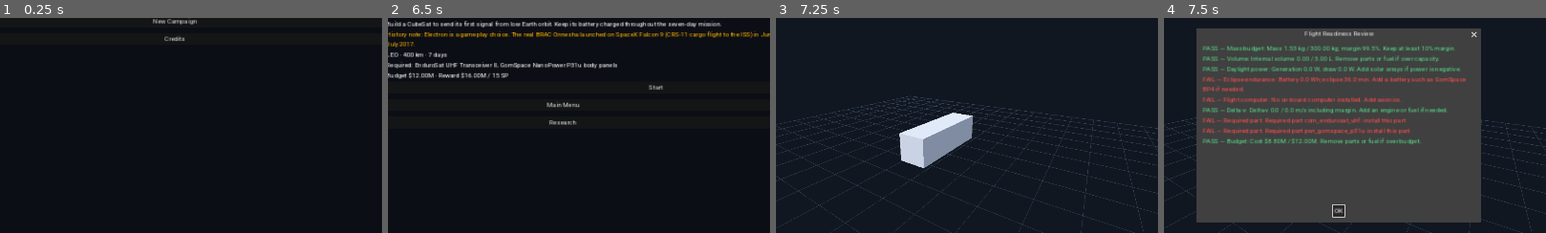
Above: before the commit, frames 1-4 (left to right).
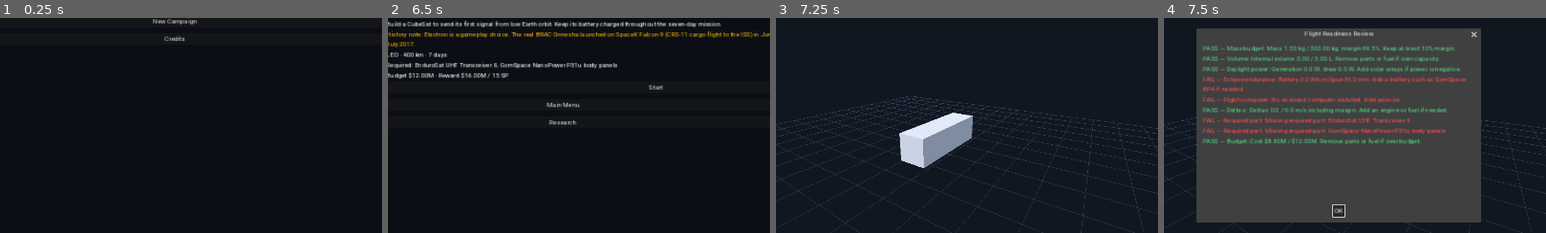
Above: after the commit, the same moments.

Repository: jahinhossain8573/spacebound
Game: Godot game, scene res://scenes/MainMenu.tscn
Two runs of this game, one before a commit and one after it. Both use one fixed random seed, a clock stepped at 60 frames per second and the inputs below.
Inputs:
- Up to frame 1 (0.25 s): no input
- Up to frame 2 (6.5 s): click "New Campaign" at 0.5 s; click "Main Menu" at 1.25 s; click "New Campaign" at 2 s; click "Continue" at 2.75 s; click "Continue" at 3.5 s; click "OK" at 4.25 s; click "Start" at 5 s; click "< Back" at 5.75 s
- Up to frame 3 (7.25 s): click "Start" at 6.5 s
- Up to frame 4 (7.5 s): click "Run Readiness Review" at 7.25 s
The pictures show only the part of the screen within x 27-77%, y 17-67%; the shares and areas given below are measured in that part.

Frames 1-3 are identical in both runs. In frame 4, 1.0% of the frame differs, in the area x 26-74%, y 46-55%.

Commit message:
Complete Mission 2 imaging objectives

Diff:
--- a/data/components.json
+++ b/data/components.json
@@ -168,6 +168,7 @@
     "id": "adcs_rw003",
     "name": "Rocket Lab RW-0.03 Reaction Wheels",
     "subsystem": "adcs",
+    "activePointing": true,
     "tier": 1,
     "massKg": 1.2,
     "volumeLiters": 1.0,
@@ -334,6 +335,7 @@
     "id": "adcs_hr14",
     "name": "Honeywell HR14 Reaction Wheels",
     "subsystem": "adcs",
+    "activePointing": true,
     "tier": 2,
     "massKg": 10.5,
     "volumeLiters": 9.0,
--- a/data/missions.json
+++ b/data/missions.json
@@ -46,7 +46,7 @@
     "missionNumber": 2,
     "id": "mission_2",
     "title": "Orbital Sentinel",
-    "briefing": "Build an imaging CubeSat and operate it for 30 days. Balance the camera and radio power demands.",
+    "briefing": "Bangladesh's agencies need regular imagery of the Bay of Bengal coastline. Fly a 12U CubeSat with a camera and fast S-band radio, and keep it pointed for 30 days.",
     "targetOrbit": "LEO",
     "targetAltitudeKm": 500,
     "durationDays": 30,
@@ -63,7 +63,31 @@
     "requiredDeltaVMps": 0,
     "budgetCapMillions": 16,
     "rewardFundsMillions": 28,
-    "rewardSciencePoints": 30
+    "rewardSciencePoints": 30,
+    "objectives": [
+      {
+        "id": "reach_orbit",
+        "name": "Reach starting orbit",
+        "trigger": "launch"
+      },
+      {
+        "id": "imaging",
+        "name": "Capture 100 images",
+        "trigger": "imaging",
+        "targetImages": 100
+      },
+      {
+        "id": "downlink",
+        "name": "Establish S-band downlink",
+        "trigger": "downlink",
+        "minimumDataRateKbps": 1000
+      },
+      {
+        "id": "survive_duration",
+        "name": "Survive mission duration",
+        "trigger": "duration"
+      }
+    ]
   },
   {
     "missionNumber": 3,
--- a/scripts/BuildStats.gd
+++ b/scripts/BuildStats.gd
@@ -71,7 +71,17 @@
 	var dv_advisory: bool = not dv_fail and mission.get("requiredDeltaVMps", 0.0) > 0 and s.delta_v_mps > float(mission.requiredDeltaVMps) * 1.5
 	_add(checks, "Delta-v", "FAIL" if dv_fail else ("ADVISORY" if dv_advisory else "PASS"), "Delta-v %.1f / %.1f m/s including margin. Add an engine or fuel if needed." % [s.delta_v_mps, s.delta_v_target_mps])
 	for id in mission.get("requiredPartIds", []):
-		_add(checks, "Required part", "PASS" if id in ids else "FAIL", "Required part %s: %s" % [id, "installed" if id in ids else "install this part"])
+		var part: Dictionary = GlobalData.get_part(id)
+		var part_name: String = str(part.get("name", id))
+		var message := "Required part installed: " + part_name
+		if id not in ids:
+			message = "Missing required part: " + part_name
+			if not GameManager.is_part_unlocked(id):
+				for node in GlobalData.tech_nodes:
+					if id in node.unlocksParts and node.hackathonEnabled:
+						message += " (research %s in the tech tree)" % node.id
+						break
+		_add(checks, "Required part", "PASS" if id in ids else "FAIL", message)
 	_add(checks, "Budget", "PASS" if s.cost_millions <= s.budget_millions else "FAIL", "Cost $%.2fM / $%.2fM. Remove parts or fuel if over budget." % [s.cost_millions, s.budget_millions])
 	if int(mission.get("missionNumber", 0)) == 7:
 		_add(checks, "Lunar landing", "PASS" if s.landing_burn_possible and s.landing_twr >= 1.3 else "FAIL", "Landing TWR %.2f; requires 1.30 and fuel for the 2,600 m/s approach." % s.landing_twr)
--- a/scripts/CampaignScreen.gd
+++ b/scripts/CampaignScreen.gd
@@ -181,6 +181,7 @@
 	_label("Objectives")
 	for objective in GameManager.last_result.get("objectives", []):
 		_label(("[DONE] " if objective.get("done", false) else "[PENDING] ") + str(objective.get("name", "")))
+	if receipt.has("images_captured"): _label("Images captured: %d" % receipt.images_captured)
 	_label("Flight log")
 	for line in receipt.flight_log: _label(str(line))
 	for event_id in receipt.get("events_fired", []):
--- a/scripts/FlightView.gd
+++ b/scripts/FlightView.gd
@@ -1,5 +1,6 @@
 extends Control
 
+const MISSION_OBJECTIVES = preload("res://scripts/MissionObjectives.gd")
 const WARP_LEVELS := [1, 10, 100, 1000]
 var orbit: OrbitState
 var mission: Dictionary = {}
@@ -47,6 +48,11 @@
 var _objective_label: Label
 var _beacon_label: Label
 var _skip_beacon_at := -1.0
+var images_captured := 0
+var _images_label: Label
+var _skip_image_first_s := -1.0
+var _skip_image_period_s := 0.0
+var _skip_image_base := 0
 var _extension_checked := false
 var _wait_target := -1.0
 var _burn_panel: VBoxContainer
@@ -78,6 +84,7 @@
 				return
 		set_orbit(initial)
 	_initialize_power()
+	_update_mission_objectives()
 	_burn_panel = load("res://scenes/ui/BurnPanel.tscn").instantiate()
 	_view.get_parent().add_child(_burn_panel)
 	_view.get_parent().move_child(_burn_panel, _view.get_index())
@@ -114,6 +121,9 @@
 	_objective_label = Label.new()
 	_objective_label.autowrap_mode = TextServer.AUTOWRAP_WORD_SMART
 	layout.add_child(_objective_label)
+	_images_label = Label.new()
+	_images_label.visible = false
+	layout.add_child(_images_label)
 	_beacon_label = Label.new()
 	_beacon_label.add_theme_color_override("font_color", Color("00e5ff"))
 	layout.add_child(_beacon_label)
@@ -259,7 +269,9 @@
 		_sunlit_pass_started = result.pass_started
 		battery_lowest_pct = minf(battery_lowest_pct, result.lowest_wh / battery_capacity_wh * 100.0 if battery_capacity_wh > 0 else 0.0)
 		GameManager.last_result["battery_lowest_pct"] = battery_lowest_pct
-		if result.sunlit_pass_completed_s >= 0.0: _award_beacon(before + result.sunlit_pass_completed_s)
+		if result.sunlit_pass_completed_s >= 0.0:
+			_award_beacon(before + result.sunlit_pass_completed_s)
+			_apply_image_passes(images_captured, before + result.sunlit_pass_completed_s, mission_elapsed_s, period_s)
 		if not result.survived: _power_failure("POWER FAILURE")
 		_update_position()
 		if not power_failed and mission_elapsed_s >= float(mission.durationDays) * 86400.0: _complete_duration()
@@ -278,6 +290,8 @@
 	elif not _skip_result.is_empty():
 		_skip_animation += delta
 		mission_elapsed_s = _skip_start + _skip_result.elapsed_s * minf(1.0, _skip_animation / 3.0)
+		if _skip_image_first_s >= 0.0:
+			_apply_image_passes(_skip_image_base, _skip_image_first_s, mission_elapsed_s, _skip_image_period_s)
 		if _skip_beacon_at >= 0.0 and mission_elapsed_s >= _skip_beacon_at:
 			_award_beacon(_skip_beacon_at)
 			_skip_beacon_at = -1.0
@@ -402,7 +416,7 @@
 func can_skip_mission() -> bool:
 	if not power_active or power_failed or mission_finished or orbit == null or _skip_pending or not _skip_result.is_empty(): return false
 	if mission.get("targetOrbit", "") in ["GEO", "GTO"]:
-		return orbit.eccentricity < 0.01 and absf(orbit.semi_major_axis_km - 42164.0) < 422.0
+		return MISSION_OBJECTIVES.circularize(orbit, 42164.0)
 	return mission.get("targetOrbit", "") in ["LEO", "SSO"]
 
 func skip_mission_time() -> void:
@@ -422,7 +436,11 @@
 	var period: float = FlightSim.orbital_period_s(orbit.semi_major_axis_km, orbit.mu)
 	var fraction := _eclipse_fraction()
 	_skip_result = FlightSim.simulate_mission_skip(_skip_remaining, period, fraction, generation_w, draw_w, battery_capacity_wh, battery_charge_wh, _sun_phase(period, fraction), _sunlit_pass_started)
-	if _skip_result.sunlit_pass_completed_s >= 0.0: _skip_beacon_at = _skip_start + _skip_result.sunlit_pass_completed_s
+	if _skip_result.sunlit_pass_completed_s >= 0.0:
+		_skip_beacon_at = _skip_start + _skip_result.sunlit_pass_completed_s
+		_skip_image_first_s = _skip_beacon_at
+		_skip_image_period_s = period
+		_skip_image_base = images_captured
 	battery_lowest_pct = minf(battery_lowest_pct, _skip_result.lowest_wh / battery_capacity_wh * 100.0 if battery_capacity_wh > 0 else 0.0)
 	GameManager.last_result["battery_lowest_pct"] = battery_lowest_pct
 	_skip_animation = 0.0
@@ -461,8 +479,9 @@
 			EventManager.queue_finished.connect(_complete_duration, CONNECT_ONE_SHOT)
 			return
 	mission_finished = true
-	_set_objective("Survive mission duration", true)
+	_set_objective("Survive mission duration", MISSION_OBJECTIVES.survive(true))
 	if not GameManager.last_result.get("optical_objective_blocked", false): _set_objective("Mission objective", true)
+	_update_mission_objectives()
 	GameManager.last_result.flight_log.append("T+%.1fs Mission duration completed" % mission_elapsed_s)
 	_open_debrief()
 
@@ -529,3 +548,28 @@
 
 func _exit_tree() -> void:
 	EventManager.unregister_flight(self)
+
+func _update_mission_objectives() -> void:
+	if not power_active: return
+	var parts: Array = GameManager.current_build.get("installed_components", [])
+	for definition in mission.get("objectives", []):
+		for objective in GameManager.last_result.get("objectives", []):
+			if objective.get("id", "") != definition.id: continue
+			match definition.trigger:
+				"downlink":
+					objective.done = MISSION_OBJECTIVES.reach_orbit(GameManager.last_result.get("launched", false)) and MISSION_OBJECTIVES.downlink(parts, float(definition.minimumDataRateKbps))
+				"imaging":
+					if not GameManager.last_result.has("images_captured"): GameManager.last_result["images_captured"] = images_captured
+					_images_label.visible = true
+					_images_label.text = "Images captured: %d / %d" % [images_captured, int(definition.targetImages)]
+					objective.done = MISSION_OBJECTIVES.imaging(parts) and images_captured >= int(definition.targetImages) and not GameManager.last_result.get("optical_objective_blocked", false)
+
+func _apply_image_passes(base: int, first_s: float, until_s: float, period_s: float) -> void:
+	var has_imaging := false
+	for definition in mission.get("objectives", []):
+		if definition.trigger == "imaging": has_imaging = true
+	if not has_imaging or not MISSION_OBJECTIVES.imaging(GameManager.current_build.get("installed_components", [])): return
+	var blocked_until := float(GameManager.last_result.get("optical_blocked_until_s", 0.0))
+	images_captured = base + MISSION_OBJECTIVES.count_passes(first_s, period_s, until_s, blocked_until)
+	GameManager.last_result["images_captured"] = images_captured
+	_update_mission_objectives()
--- a/scripts/Launch.gd
+++ b/scripts/Launch.gd
@@ -1,6 +1,7 @@
 extends Control
 
 const ASCENT_SECONDS := 15.0
+const MISSION_OBJECTIVES = preload("res://scripts/MissionObjectives.gd")
 var rng := RandomNumberGenerator.new()
 var countdown := 10.0
 var elapsed := 0.0
@@ -331,7 +332,7 @@
 	_log("Orbital insertion nominal.")
 	GameManager.last_result.launched = true
 	for objective in GameManager.last_result.objectives:
-		if objective.get("id", "") == "reach_orbit" or objective.get("name", "") == "Reach starting orbit": objective.done = true
+		if objective.get("id", "") == "reach_orbit" or objective.get("name", "") == "Reach starting orbit": objective.done = MISSION_OBJECTIVES.reach_orbit(true)
 	GameManager.flight_elapsed_s = elapsed
 	var mission: Dictionary = GameManager.current_mission
 	var initial := OrbitState.new()
--- /dev/null
+++ b/scripts/MissionObjectives.gd
@@ -0,0 +1,29 @@
+extends RefCounted
+
+static func reach_orbit(launched: bool) -> bool:
+	return launched
+
+static func imaging(parts: Array) -> bool:
+	var camera := false
+	var pointing := false
+	for part: Dictionary in parts:
+		camera = camera or part.get("optical", false)
+		pointing = pointing or (part.get("subsystem", "") == "adcs" and part.get("activePointing", false))
+	return camera and pointing
+
+static func downlink(parts: Array, minimum_rate_kbps: float) -> bool:
+	for part: Dictionary in parts:
+		if part.get("subsystem", "") == "comms" and float(part.get("dataRateKbps", 0)) >= minimum_rate_kbps: return true
+	return false
+
+static func survive(survived: bool) -> bool:
+	return survived
+
+static func circularize(orbit: OrbitState, target_radius_km: float) -> bool:
+	return orbit != null and orbit.is_valid() and orbit.eccentricity < 0.01 and absf(orbit.semi_major_axis_km - target_radius_km) < target_radius_km * 0.01
+
+static func count_passes(first_s: float, period_s: float, until_s: float, unblocked_s: float) -> int:
+	if first_s < 0.0 or period_s <= 0.0 or until_s < first_s: return 0
+	var start_index := maxi(0, ceili((unblocked_s - first_s) / period_s - 0.000000001))
+	var end_index := floori((until_s - first_s) / period_s + 0.000000001)
+	return maxi(0, end_index - start_index + 1)
--- a/scripts/autoload/EventManager.gd
+++ b/scripts/autoload/EventManager.gd
@@ -169,8 +169,11 @@
 				flight._power_failure("SPACECRAFT LOST: DEBRIS IMPACT")
 			else: message = "Conjunction passed without damage."
 		"E9":
+			GameManager.last_result["optical_blocked_until_s"] = flight.mission_elapsed_s + 7.0 * 86400.0
 			if _remaining_s < 7.0 * 86400.0:
 				GameManager.last_result["optical_objective_blocked"] = true
+				for objective in GameManager.last_result.get("objectives", []):
+					if objective.get("id", "") == "imaging": objective.done = false
 				message = "Clouds persist beyond the mission. The imaging objective cannot be completed."
 			else:
 				GameManager.last_result["optical_science_penalty"] = true
--- a/scripts/autoload/FlightSim.gd
+++ b/scripts/autoload/FlightSim.gd
@@ -110,12 +110,13 @@
 	var charge := capacity if start_wh < 0.0 else clampf(start_wh, 0.0, capacity)
 	var lowest := charge
 	if not is_finite(duration_s) or not is_finite(orbit_period_s) or orbit_period_s <= 0.0:
-		return {"survived":false, "lowest_wh":0.0, "end_wh":charge, "failed_orbit":1, "elapsed_s":0.0, "sunlit_pass_completed_s":-1.0, "pass_started":false}
+		return {"survived":false, "lowest_wh":0.0, "end_wh":charge, "failed_orbit":1, "elapsed_s":0.0, "sunlit_pass_completed_s":-1.0, "sunlit_passes":0, "pass_started":false}
 	var remaining := maxf(0.0, duration_s)
 	var sun_end := orbit_period_s * (1.0 - clampf(eclipse_fraction, 0.0, 1.0))
 	var phase := fposmod(phase_s, orbit_period_s)
 	var elapsed := 0.0
 	var pass_completed := -1.0
+	var pass_count := 0
 	while remaining > 0.000001:
 		var sunlight := phase < sun_end
 		var boundary := sun_end if sunlight else orbit_period_s
@@ -125,18 +126,20 @@
 		lowest = minf(lowest, next)
 		if next <= 0.0 and rate < 0.0:
 			var failed_at := elapsed + (charge * 3600.0 / -rate)
-			return {"survived":false, "lowest_wh":0.0, "end_wh":0.0, "failed_orbit":int(failed_at / orbit_period_s) + 1, "elapsed_s":failed_at, "sunlit_pass_completed_s":pass_completed, "pass_started":false}
+			return {"survived":false, "lowest_wh":0.0, "end_wh":0.0, "failed_orbit":int(failed_at / orbit_period_s) + 1, "elapsed_s":failed_at, "sunlit_pass_completed_s":pass_completed, "sunlit_passes":pass_count, "pass_started":false}
 		charge = next
 		remaining -= step
 		elapsed += step
 		var reached_boundary := step >= boundary - phase - 0.000001
 		if reached_boundary and sunlight:
-			if pass_started and charge > 0.0 and pass_completed < 0.0: pass_completed = elapsed
+			if pass_started and charge > 0.0:
+				if pass_completed < 0.0: pass_completed = elapsed
+				pass_count += 1
 			pass_started = false
 		elif reached_boundary:
 			pass_started = charge > 0.0
 		phase = fposmod(phase + step, orbit_period_s)
-	return {"survived":true, "lowest_wh":lowest, "end_wh":charge, "failed_orbit":-1, "elapsed_s":elapsed, "sunlit_pass_completed_s":pass_completed, "pass_started":pass_started}
+	return {"survived":true, "lowest_wh":lowest, "end_wh":charge, "failed_orbit":-1, "elapsed_s":elapsed, "sunlit_pass_completed_s":pass_completed, "sunlit_passes":pass_count, "pass_started":pass_started}
 
 ## Apply a planar velocity-aligned impulse without changing the current position.
 func predict_orbit_burn(orbit: OrbitState, dv_mps: float) -> Dictionary:
--- a/scripts/autoload/GameManager.gd
+++ b/scripts/autoload/GameManager.gd
@@ -204,6 +204,7 @@
 	receipt["attempt_id"] = id
 	receipt["flight_log"] = result.get("flight_log", []).duplicate()
 	receipt["events_fired"] = result.get("events_fired", []).duplicate()
+	if result.has("images_captured"): receipt["images_captured"] = result.images_captured
 	receipt["unlocks"] = []
 	funds_millions += receipt.funds_millions
 	science_points += receipt.science_points
--- a/scripts/autoload/GlobalData.gd
+++ b/scripts/autoload/GlobalData.gd
@@ -86,7 +86,7 @@
 			for field in ["batteryWh", "thrustNewtons", "ispSeconds", "minThrottle", "dataRateKbps"]:
 				if item.has(field) and (not _is_number(item[field]) or item[field] < 0):
 					return false
-			for field in ["throttleable", "radiationHardened", "optical", "deployable", "deepSpace"]:
+			for field in ["throttleable", "radiationHardened", "optical", "deployable", "deepSpace", "activePointing"]:
 				if item.has(field) and not item[field] is bool:
 					return false
 			if item.has("propellantType") and item.propellantType not in ["cold_gas", "hydrazine", "bipropellant"]:
@@ -109,8 +109,10 @@
 					if not objective is Dictionary: return false
 					for key in ["id", "name", "trigger"]:
 						if not objective.get(key) is String or objective[key].is_empty(): return false
-					if objective.id in objective_ids or objective.trigger not in ["launch", "sunlit_pass", "duration"]: return false
+					if objective.id in objective_ids or objective.trigger not in ["launch", "sunlit_pass", "duration", "imaging", "downlink"]: return false
 					objective_ids[objective.id] = true
+					if objective.trigger == "imaging" and (not _is_number(objective.get("targetImages")) or objective.targetImages < 1 or objective.targetImages != floor(objective.targetImages)): return false
+					if objective.trigger == "downlink" and (not _is_number(objective.get("minimumDataRateKbps")) or objective.minimumDataRateKbps <= 0): return false
 					if objective.trigger == "sunlit_pass":
 						for key in ["requiredPartId", "message"]:
 							if not objective.get(key) is String or objective[key].is_empty(): return false
--- /dev/null
+++ b/tests/test_mission2.gd
@@ -0,0 +1,108 @@
+extends SceneTree
+const OBJECTIVES = preload("res://scripts/MissionObjectives.gd")
+var failures := 0
+func _initialize() -> void: call_deferred("run_tests")
+func check(ok: bool, label: String) -> void:
+	print(("PASS: " if ok else "FAIL: ") + label)
+	if not ok: failures += 1
+func run_tests() -> void:
+	var gm := root.get_node("GameManager")
+	var data := root.get_node("GlobalData")
+	var sim := root.get_node("FlightSim")
+	root.get_node("EventManager").random_enabled = false
+	gm.save_path = "user://spa19-%d.json" % Time.get_ticks_usec()
+	gm.new_campaign()
+	check(not gm.is_mission_unlocked(2), "Mission 2 initially locked")
+	gm.start_mission(1)
+	gm.finalize_mission({"mission_number":1,"launched":true,"objectives":[{"done":true}],"battery_lowest_pct":80,"total_cost_m":9.3,"mass_margin_pct":90})
+	check(gm.is_mission_unlocked(2), "Mission 1 success unlocks Mission 2")
+	var m: Dictionary = data.get_mission(2)
+	var helper = load("res://scripts/BuildStats.gd").new()
+	var parts: Array = [data.get_part("pwr_mma_ehawk_s"),data.get_part("pwr_gomspace_bp4"),data.get_part("av_gomspace_a3200"),data.get_part("inst_nanocam_c1u"),data.get_part("com_syrlinks_ewc27")]
+	var build := {"launcher":data.get_launcher(m.requiredLauncher),"bus":data.get_bus(m.requiredBus),"installed_components":parts,"propellant_mass_kg":0.0}
+	var missing := false
+	for row in helper.run_readiness_review(build,m):
+		if row.status == "FAIL" and row.message.contains("RW-0.03") and row.message.contains("research A1"): missing = true
+	check(missing and not gm.is_part_unlocked("adcs_rw003"), "missing wheels advise A1 research")
+	check(gm.research_node("A1") == OK and gm.is_part_unlocked("adcs_rw003"), "A1 unlocks wheels")
+	parts.append(data.get_part("adcs_rw003"))
+	var review: Array = helper.run_readiness_review(build,m)
+	var failed := false
+	for row in review:
+		if row.status == "FAIL": failed = true
+	var stats: Dictionary = helper.calculate_stats(build,m)
+	check(not failed and absf(stats.cost_millions-12.05)<0.001 and absf(stats.draw_w-15.5)<0.001, "reference build passes and matches data")
+	var body: Dictionary = build.duplicate(true)
+	body.installed_components[0] = data.get_part("pwr_gomspace_p31u")
+	var power_fail := false
+	for row in helper.run_readiness_review(body,m):
+		if row.check == "Daylight power" and row.status == "FAIL": power_fail = true
+	check(power_fail, "body panels alone fail power review")
+	var without_battery: Dictionary = build.duplicate(true)
+	without_battery.installed_components.remove_at(1)
+	var battery_fail := false
+	for row in helper.run_readiness_review(without_battery,m):
+		if row.check == "Eclipse endurance" and row.status == "FAIL": battery_fail = true
+	check(battery_fail, "battery required by readiness")
+	check(not OBJECTIVES.imaging([data.get_part("inst_nanocam_c1u"),data.get_part("adcs_fine_sun_sensor")]) and OBJECTIVES.imaging(parts), "imaging requires camera and active pointing")
+	check(not OBJECTIVES.downlink([data.get_part("com_endurosat_uhf")],1000) and OBJECTIVES.downlink(parts,1000), "downlink requires fast radio")
+	check(OBJECTIVES.count_passes(10,100,510,0) == 6 and OBJECTIVES.count_passes(10,100,510,210) == 4 and OBJECTIVES.count_passes(10,100,510,610) == 0, "sunlit passes respect cloud window")
+	var simulated: Dictionary = sim.simulate_mission_skip(370, 100, 0.2, 2, 1, 100, 100, 10, false)
+	check(simulated.sunlit_passes == 3 and absf(simulated.sunlit_pass_completed_s - 170.0) < 0.01, "power simulation counts complete sunlit passes")
+	var depleted: Dictionary = sim.simulate_mission_skip(1000, 100, 0.2, 0, 100, 20, 20, 0, true)
+	check(not depleted.survived and depleted.sunlit_passes == 7 and absf(depleted.elapsed_s - 720.0) < 0.01, "capture stops at battery depletion")
+	gm.start_mission(2)
+	build["stats"] = stats
+	gm.current_build = build
+	gm.debug_disable_reliability = true
+	var launch = load("res://scenes/Launch.tscn").instantiate()
+	root.add_child(launch)
+	launch.set_process(false)
+	launch.ignite()
+	launch.advance_ascent(15.0)
+	var flight = launch._flight
+	flight.set_process(false)
+	check(gm.last_result.objectives.size() == 4 and gm.last_result.objectives[0].done and gm.last_result.objectives[2].done, "launch and downlink objectives")
+	var original_parts: Array = gm.current_build.installed_components.duplicate()
+	gm.current_build.installed_components.erase(data.get_part("com_syrlinks_ewc27"))
+	flight._update_mission_objectives()
+	check(not gm.last_result.objectives[2].done, "downlink fails without fast radio")
+	gm.current_build.installed_components = original_parts.duplicate()
+	flight._update_mission_objectives()
+	check(gm.last_result.objectives[2].done, "downlink recovers with fast radio")
+	var em := root.get_node("EventManager")
+	check(em.force_event("E9"), "force optical cloud event")
+	em._remaining_s = 6.0 * 86400.0
+	em._popup.choice_selected.emit("continue")
+	em._popup.closed.emit()
+	flight.images_captured = 101
+	flight._update_mission_objectives()
+	check(not gm.last_result.objectives[1].done, "short remaining mission cannot complete blocked imaging")
+	flight.images_captured = 0
+	gm.last_result.erase("optical_objective_blocked")
+	gm.last_result.erase("optical_blocked_until_s")
+	gm.last_result.events_fired.clear()
+	gm.last_result.flight_log.clear()
+	gm.current_build.installed_components.erase(data.get_part("adcs_rw003"))
+	flight._apply_image_passes(0, 10, 1000, 100)
+	check(flight.images_captured == 0, "no images without active pointing")
+	gm.current_build.installed_components = original_parts
+	gm.last_result["optical_blocked_until_s"] = 1000.0
+	flight._apply_image_passes(0, 10, 900, 100)
+	check(flight.images_captured == 0, "cloud blockade prevents image capture")
+	gm.last_result.erase("optical_blocked_until_s")
+	var period: float = sim.orbital_period_s(flight.orbit.semi_major_axis_km)
+	flight.advance_time(period * 2)
+	check(flight.images_captured >= 1 and flight._images_label.text.contains("Images captured"), "images captured during live flight")
+	flight.skip_mission_time()
+	flight._process(1.5)
+	var midway: int = flight.images_captured
+	flight._process(1.5)
+	check(midway > 0 and flight.images_captured >= 100 and gm.last_result.objectives[1].done and gm.last_result.objectives[3].done, "skip adds images and completes objectives")
+	var receipt: Dictionary = gm.finalize_mission(gm.last_result)
+	check(receipt.outcome == "Success" and receipt.images_captured == flight.images_captured and gm.is_mission_unlocked(3), "image count reaches debrief and unlocks Mission 3")
+	check(gm.save_campaign() == OK and gm.load_campaign() == OK and gm.last_receipt.images_captured == receipt.images_captured, "image count survives save reload")
+	launch.queue_free()
+	DirAccess.remove_absolute(ProjectSettings.globalize_path(gm.save_path))
+	print("Mission 2 failures: ",failures)
+	quit(1 if failures else 0)
